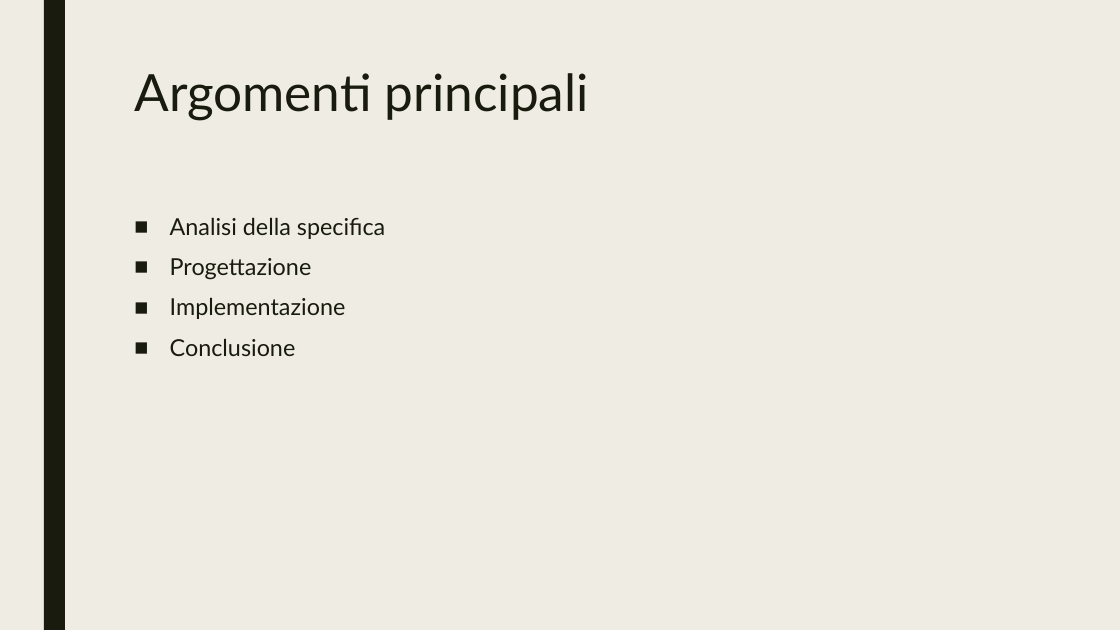
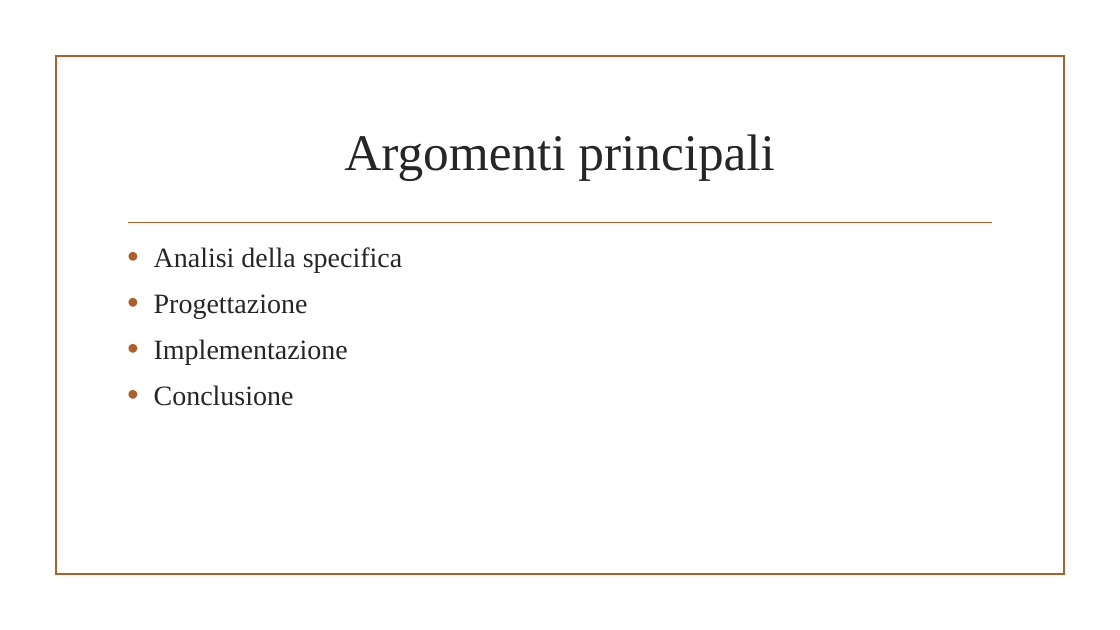
Before and after one commit to JariNaeser/Progetto1, a slide deck: slide 2 of doc/Presentazione progetto.pptx. Drawn at 1120x630 pixels with LibreOffice and Linux fonts; fonts in the diff are those of the drawing; background and template pictures are left out. Boxes give left, top, right and bottom in pixels: in the first picture for what was removed or moved away, otherwise in the second. Text is boxed around its words. In the diff, an @@ line names an element or a change of style, - is before the commit and + after.

```diff
--- a/doc/Presentazione progetto.pptx
+++ b/doc/Presentazione progetto.pptx
@@ background #EFEDE3 to picture (left out) @@
@@ rectangle removed at [44,0,65,630] @@
@@ rectangle added at [55,56,1064,575], outline #B15E28 1.25 pt @@
@@ title "Argomenti principali": place and size @@
-title "Argomenti principali" at [134,73,589,120]
+title "Argomenti principali" at [344,134,774,181]
@@ title "Argomenti principali" at [344,134,774,181]: font Lato to Times New Roman, text colour #191B0E to #262626; alignment left to centre; line spacing 0.89 to 1; vertical alignment top to middle @@
@@ text "Analisi della specifica": place and size @@
-text "Analisi della specifica" at [170,217,385,356]
+text "Analisi della specifica" at [154,247,402,406]
@@ text "Analisi della specifica" at [154,247,402,406]: size 20 to 24 pt, font Lato to Times New Roman, text colour #191B0E to #262626; bullet ■ to •; line spacing 0.94 to 1; less space between paragraphs @@
@@ line added from (129, 223) to (992, 223), #B15E28 1.25 pt @@
```
Also in this commit, not shown: 5 other slides changed.
